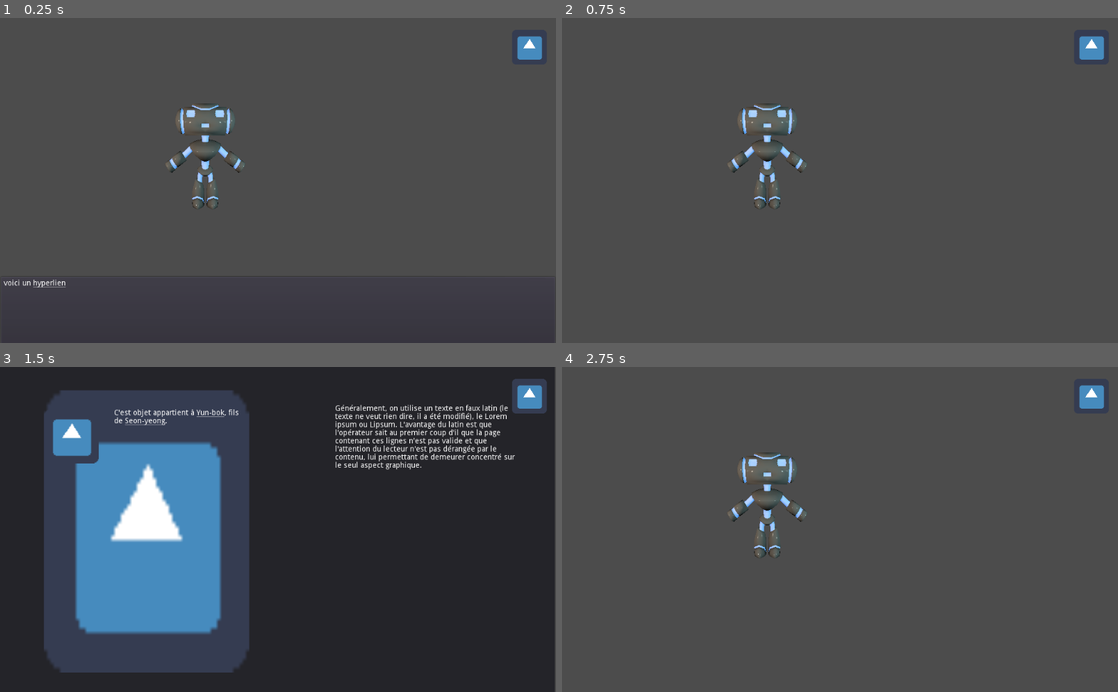
Above: before the commit, frames 1-4 (two rows, left to right).
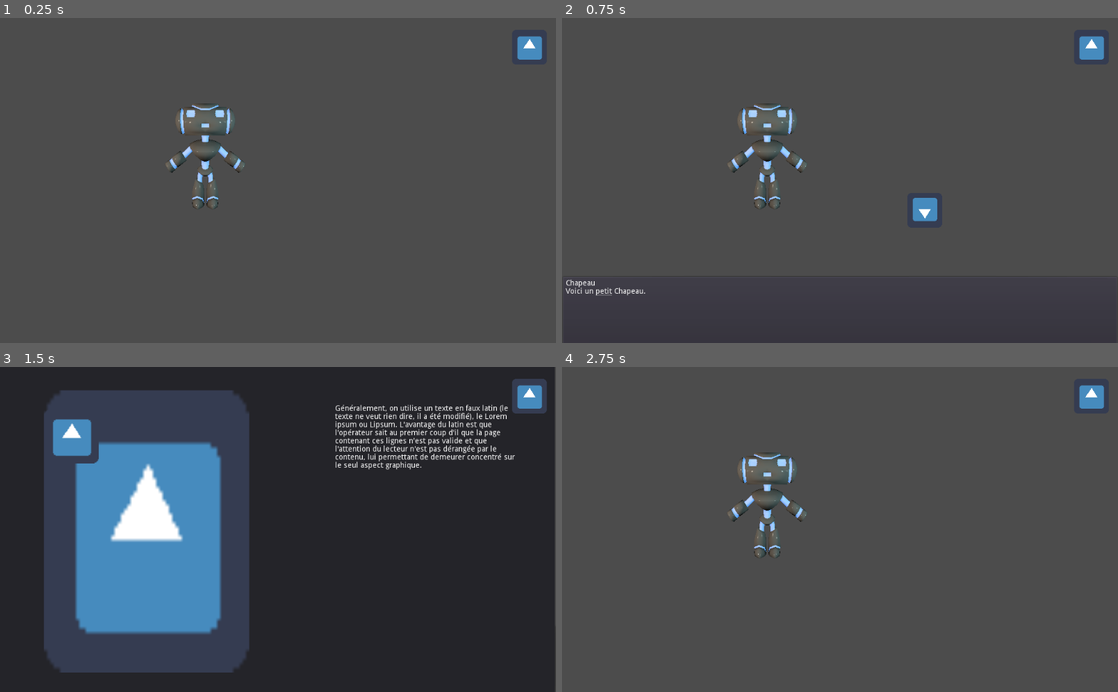
Above: after the commit, the same moments.

Repository: garipdk/SGJ23-SBG-bibmbap
Game: Godot game, scene res://scenes/Tableau1.tscn
Same seed, same stepped clock (60 frames per second), same inputs: the game is played once before the commit and once after it. The engine's default icon, where the game draws it, is replaced by a stand-in: a white triangle on a blue panel in a dark square.
Inputs (mouse positions are in pixels of both pictures, inside the frame that each line leads up to):
- Up to frame 1 (0.25 s): no input
- Up to frame 2 (0.75 s): tap Enter at 0.5 s; move the mouse to (923, 209) at 0.52 s; click (923, 209) at 0.67 s
- Up to frame 3 (1.5 s): click (528, 396) at 1.25 s
- Up to frame 4 (2.75 s): tap Space at 2 s; move the mouse to (990, 490) at 2.02 s; click (990, 490) at 2.17 s

The runs differ from the first frame. In frame 1, 0.1% of the frame differs, in the area x 0-12%, y 80-83%; in frame 2, 0.5%, in the area x 0-68%, y 55-86%; in frame 3, 0.3%; in frame 4, nothing differs.

Commit message:
merging success

Diff:
--- a/hypertexte_texts.gd
+++ b/hypertexte_texts.gd
@@ -25,7 +25,7 @@
 var enquete_item_description = {
 	"key":{
 		"text":"C'est objet appartient à [url=Yun-bok]Yun-bok[/url], fils de [url=Seon-yeong]Seon-yeong[/url].",
-		"hidden_texture_path":"",
+		"hidden_texture_path":"res://icon.png",
 		"found_texture_path":"res://icon.png"
 	}
 }
--- a/scenes/text_on_screen.tscn
+++ b/scenes/text_on_screen.tscn
@@ -5,6 +5,7 @@
 [ext_resource path="res://scripts-gdscript/hyper_panel.gd" type="Script" id=3]
 
 [node name="text_on_screen" type="Container"]
+visible = false
 margin_right = 1024.0
 margin_bottom = 600.0
 script = ExtResource( 2 )
--- a/scripts-gdscript/menu_enquete.gd
+++ b/scripts-gdscript/menu_enquete.gd
@@ -3,8 +3,8 @@
 var is_completing = false
 
 func _ready():
-#	_on_menu_button_toggled(false)
-	GameState.emit_signal("object_click","key","test")
+	_on_menu_button_toggled(false)
+	#GameState.emit_signal("object_click","key","test")
 
 func _on_menu_button_toggled(button_pressed):
 	visible = button_pressed
